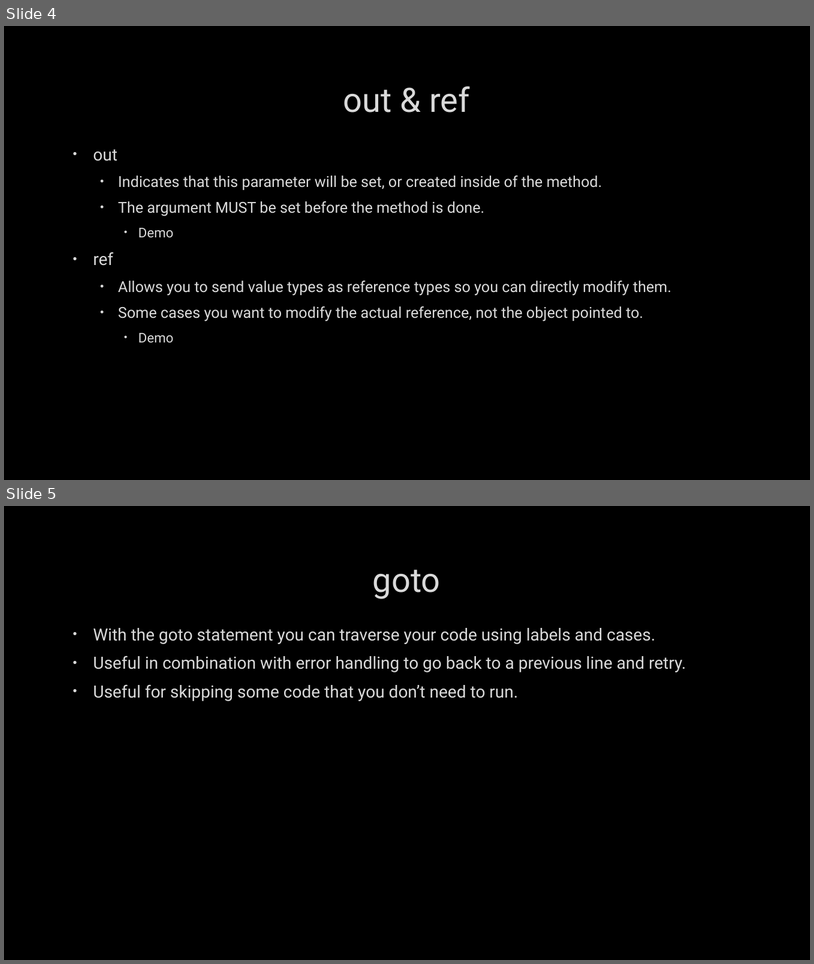
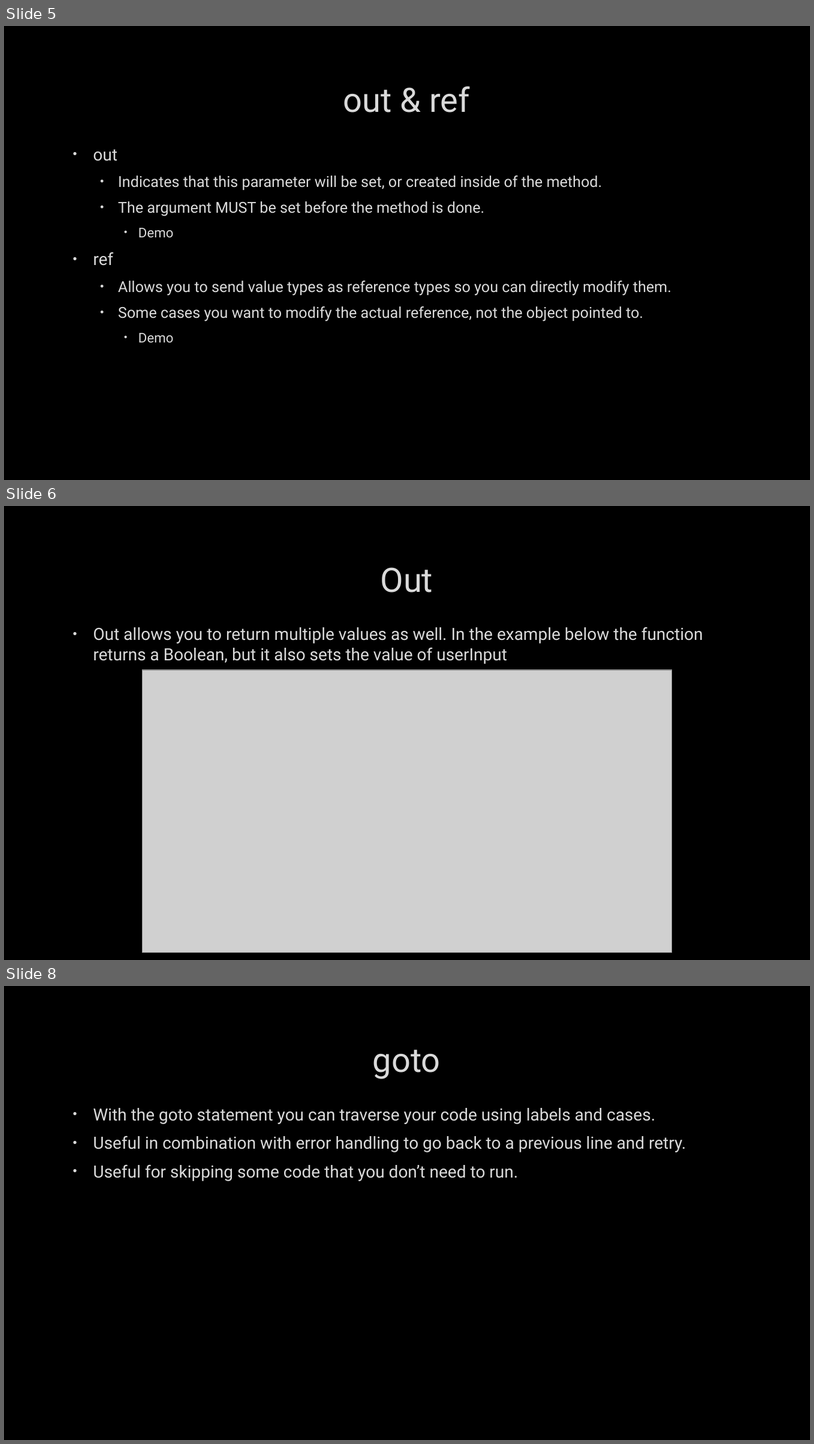
Before and after one commit to darrare/CS-3020, a slide deck: Documents/Powerpoints/1.3 Error Handling & The ref, out, and goto Keywords.pptx. Shown one above the other, each under a label of ours: slides 4 and 5 before the commit, slides 5, 6 and 8 after it; the slides between them are not shown. The pictures are 814x964 and 814x1444 pixels, drawn with LibreOffice and Linux fonts; fonts in the diff are those of the drawing; grey boxes stand for pictures; background and template pictures are left out. Boxes give left, top, right and bottom in pixels: in the first picture for what was removed or moved away, otherwise in the second. Text is boxed around its words. In the diff, an @@ line names an element or a change of style, - is before the commit and + after.

```diff
--- a/Documents/Powerpoints/1.3 Error Handling & The ref, out, and goto Keywords.pptx
+++ b/Documents/Powerpoints/1.3 Error Handling & The ref, out, and goto Keywords.pptx
@@ slide 6 added at [4,506,810,960], background picture (left out) @@
@@ title added at [381,567,434,592], 40 pt, text #DADADA @@
+Out
@@ text added at [93,627,704,664], 20 pt, text #DADADA @@
+• Out allows you to return multiple values as well. In the example below the function returns a Boolean, but it also sets the value of userInput
@@ picture added at [142,670,672,952] @@
@@ what was slide 4 is now slide 5 @@
@@ what was slide 5 is now slide 8 @@
```
Also in this commit, not shown: 2 other slides added, 7 other files.
